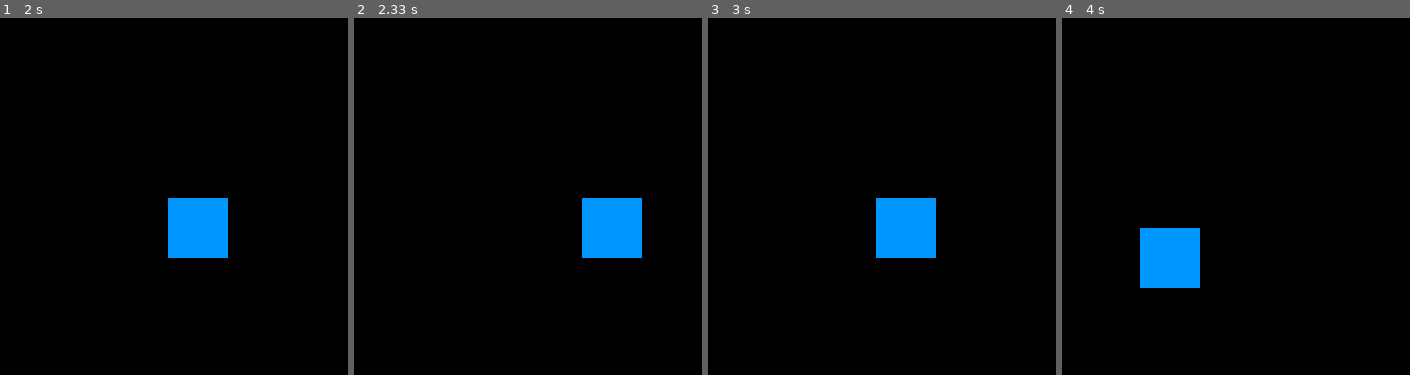
Above: before the commit, frames 1-4 (left to right).
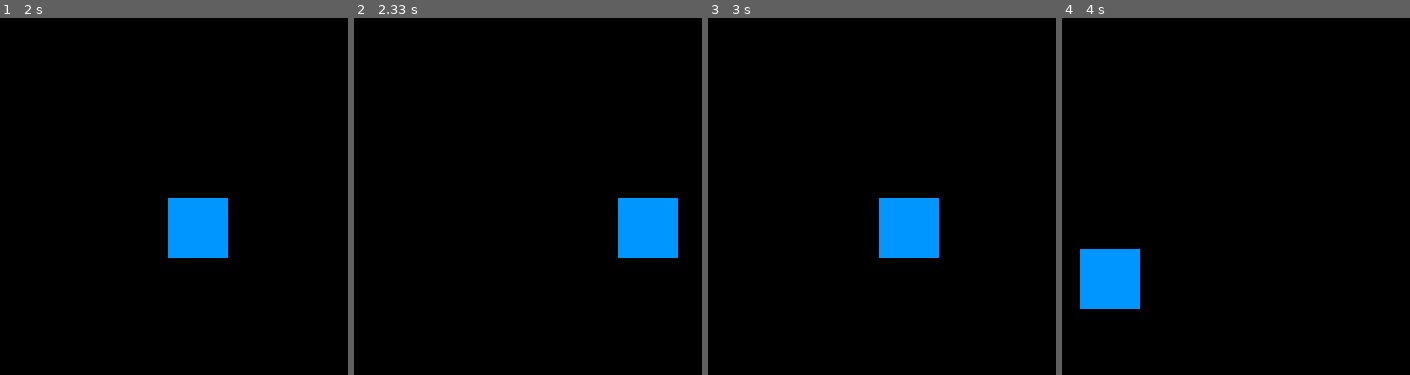
Above: after the commit, the same moments.

Repository: ltarnowski1/Snake---Python-Pygame-2D-game
Game: pygame game, started from Run.py
Same seed, same stepped clock (60 frames per second), same inputs: the game is played once before the commit and once after it.
Inputs:
- Up to frame 1 (2 s): tap Space at 0.33, 1.67 s
- Up to frame 2 (2.33 s): hold D from 2 s (still down)
- Up to frame 3 (3 s): release D at 2.47 s; hold A from 2.5 s (still down)
- Up to frame 4 (4 s): release A at 3.03 s; hold S 3.07-3.37 s; hold A 3.4-3.8 s; hold W from 3.83 s (still down)

Frame 1 is identical in both runs. In frame 2, 3.5% of the frame differs, in the area x 65-94%, y 50-68%; in frame 3, 0.3%; in frame 4, 5.8%, in the area x 5-40%, y 58-82%.

Commit message:
Frames per second limited to 100

Diff:
--- a/Run.py
+++ b/Run.py
@@ -11,12 +11,13 @@
         pygame.init()
         self.screen = pygame.display.set_mode((600, 600))
         self.head = pygame.Rect(100, 100, 20, 20)
+        self.clock = pygame.time.Clock()
 
     def execution(self):
         while True:
             Game.events()
             if Game.running:
-                self.loop()
+                self.loop(self.clock)
                 self.render()
 
     @staticmethod
@@ -35,13 +36,16 @@
             elif event.type == pygame.KEYDOWN and event.key == pygame.K_SPACE:
                 Game.switch_pause()
 
-    def loop(self):
+    @staticmethod
+    def switch_pause():
+        if Game.running:
+            Game.running = False
+        else:
+            Game.running = True
+
+    def loop(self, clock):
+        clock.tick(100)
         self.snake_move()
-
-    def render(self):
-        self.screen.fill((0, 0, 0))
-        pygame.draw.rect(self.screen, (0, 150, 255), self.head)
-        pygame.display.flip()
 
     def snake_move(self):
         if Game.direction == 'up':
@@ -53,12 +57,10 @@
         elif Game.direction == 'right':
             self.head = self.head.move(1, 0)
 
-    @staticmethod
-    def switch_pause():
-        if Game.running:
-            Game.running = False
-        else:
-            Game.running = True
+    def render(self):
+        self.screen.fill((0, 0, 0))
+        pygame.draw.rect(self.screen, (0, 150, 255), self.head)
+        pygame.display.flip()
 
 
 if __name__ == "__main__":
